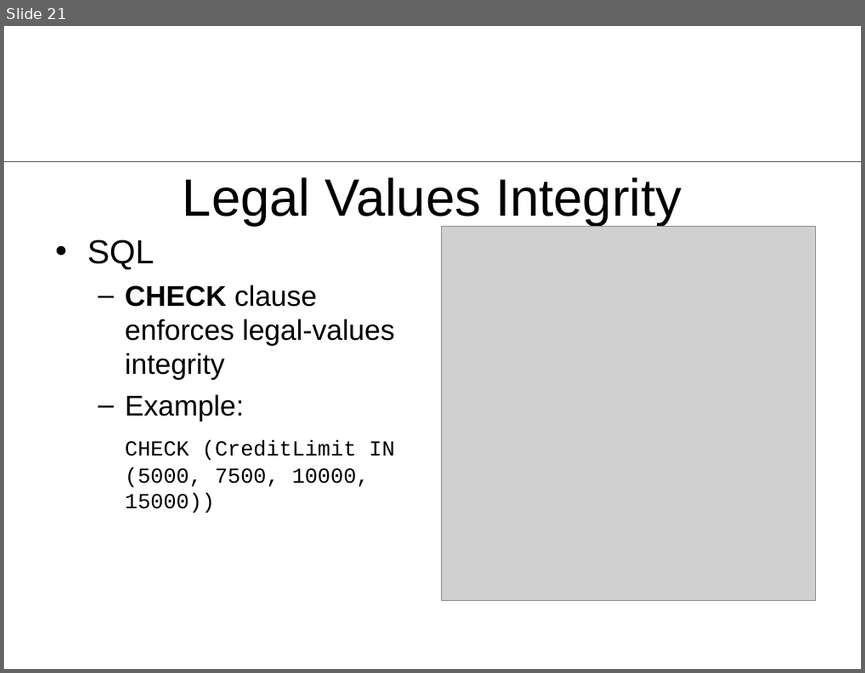
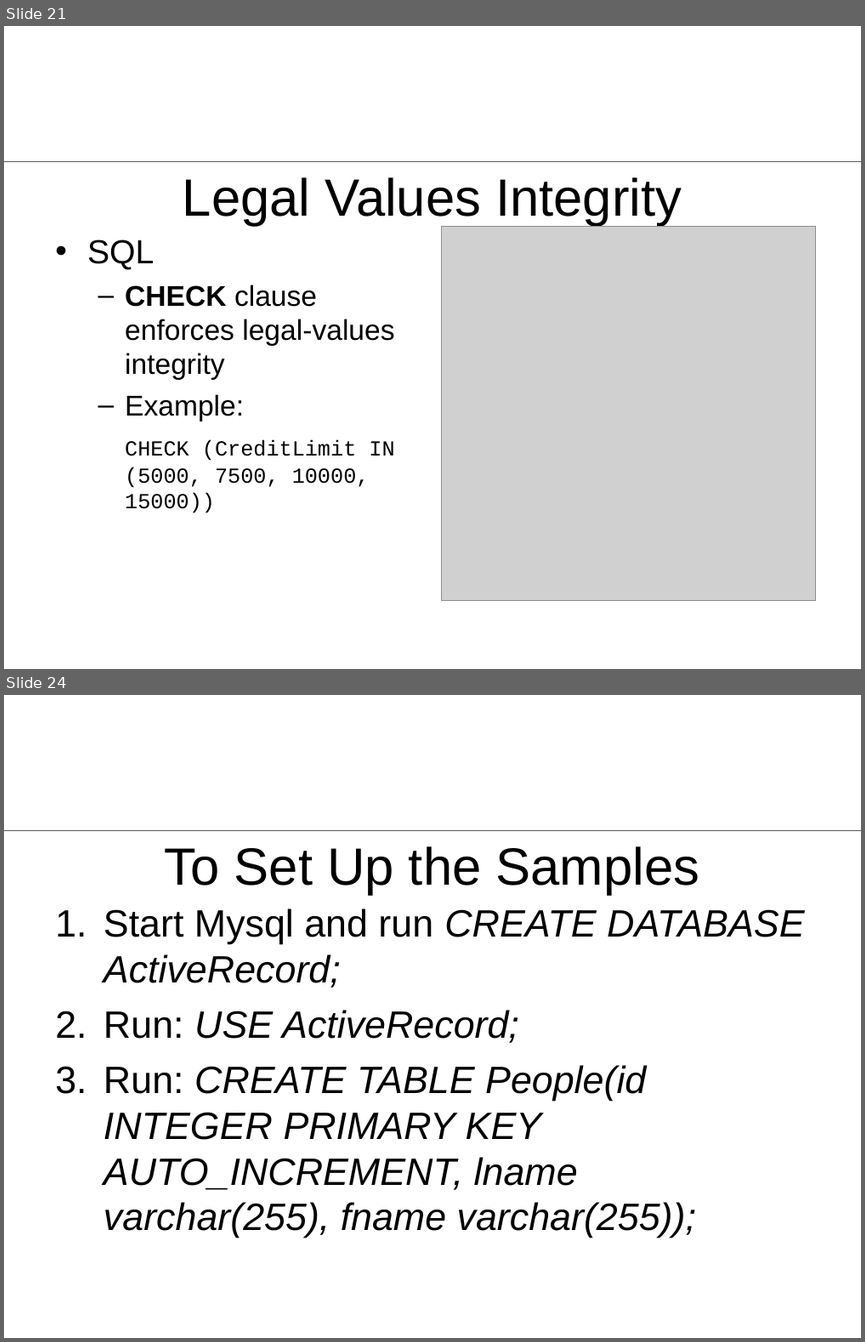
Before and after one commit to rhildred/ActiveRecord, a slide deck: docs/ActiveRecord.ppt. Shown one above the other, each under a label of ours: slide 21 before the commit, slides 21 and 24 after it; the slides between them are not shown. The pictures are 865x673 and 865x1342 pixels, drawn with LibreOffice and Linux fonts; fonts in the diff are those of the drawing; grey boxes stand for pictures; background and template pictures are left out. Boxes give left, top, right and bottom in pixels: in the first picture for what was removed or moved away, otherwise in the second. Text is boxed around its words. In the diff, an @@ line names an element or a change of style, - is before the commit and + after.

```diff
--- a/docs/ActiveRecord.ppt
+++ b/docs/ActiveRecord.ppt
@@ slide 24 added at bbox=[4, 695, 861, 1338], background #FFFFFF; not listed: 1 template element that a slide beside it also shows @@
@@ title added at bbox=[165, 846, 700, 895], 44 pt, text #000000 @@
+To Set Up the Samples
@@ text added at bbox=[103, 908, 804, 1237], 32 pt, text #000000, italic @@
+1. Start Mysql and run CREATE DATABASE ActiveRecord;
+2. Run: USE ActiveRecord;
+3. Run: CREATE TABLE People(id INTEGER PRIMARY KEY AUTO_INCREMENT, lname varchar(255), fname varchar(255));
```
Also in this commit, not shown: 1 slide changed, 8 other slides added, 3 other files.
